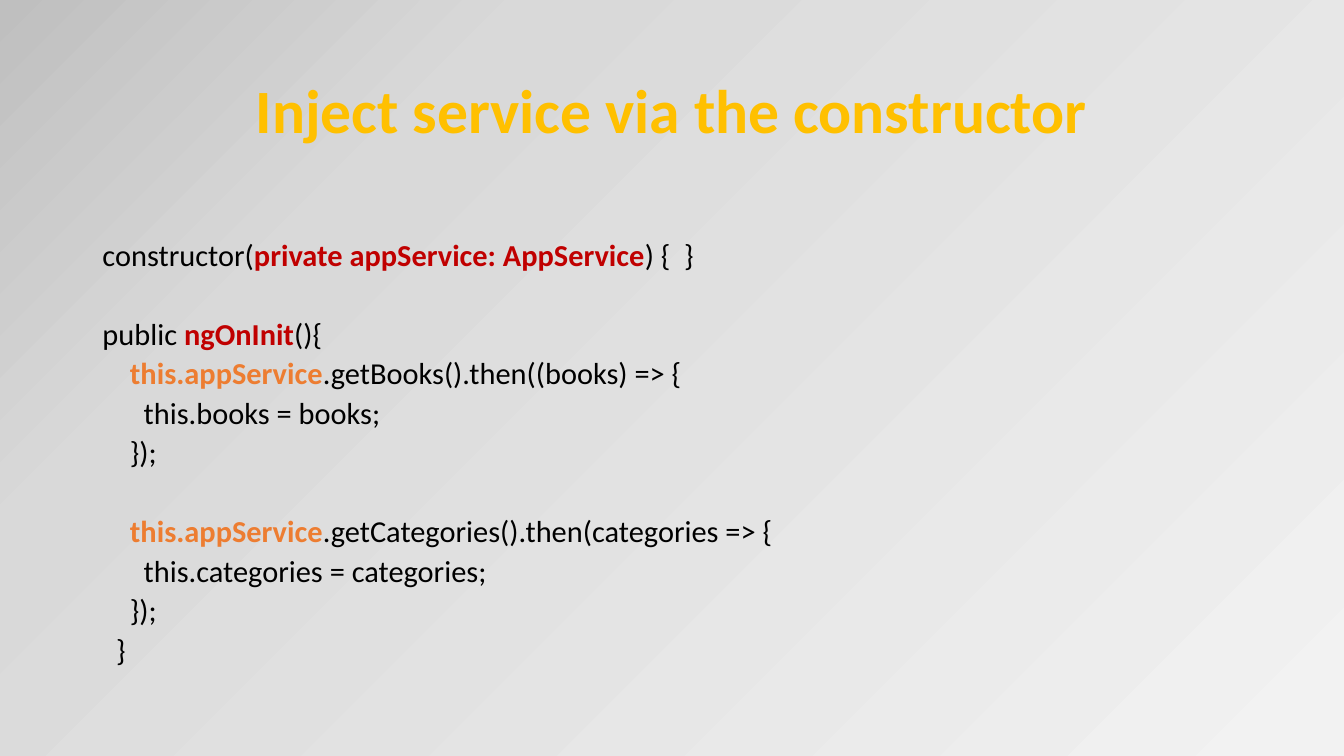
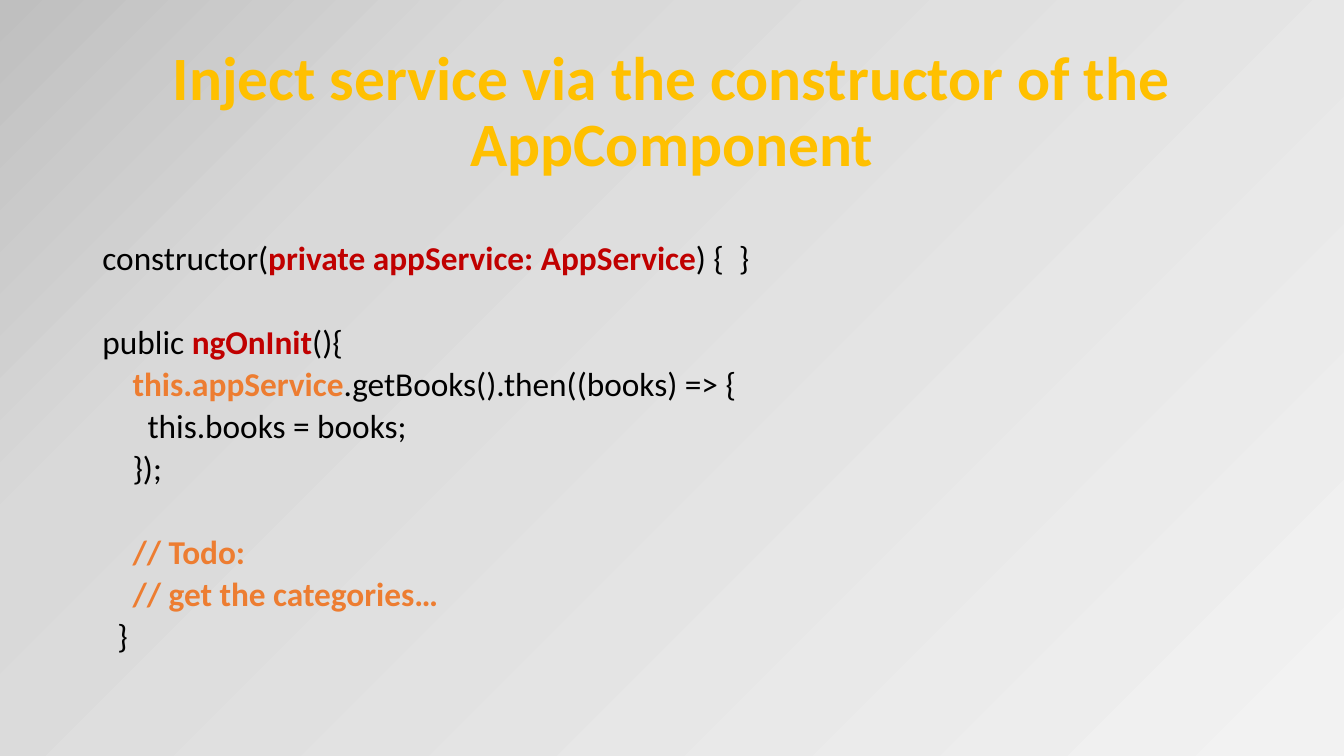
Before and after one commit to OrdinaNederland/hackjam-angular, a slide deck: slide 36 of Angular2.pptx (slide 38 before the commit). Drawn at 1344x756 pixels with LibreOffice and Linux fonts; fonts in the diff are those of the drawing. Boxes give left, top, right and bottom in pixels: in the first picture for what was removed or moved away, otherwise in the second. Text is boxed around its words. In the diff, an @@ line names an element or a change of style, - is before the commit and + after.

```diff
--- a/Angular2.pptx
+++ b/Angular2.pptx
@@ title at box(173, 56, 1169, 176): text changed @@
-Inject service via the constructor
+Inject service via the constructor of the AppComponent
@@ text at box(102, 246, 706, 442): size 21.7 to 23.8 pt in "constructor(private appService: AppService) { }", "public ngOnInit(){", "this.appService.getBooks().then((books) => {", "this.books = books;" and 2 more places @@
@@ text at box(169, 540, 438, 612): text changed; size 21.7 to 23.8 pt; text colour #000000 to #ED7D31; bold on @@
-this.appService.getCategories().then(categories => {
-this.categories = categories;
-});
+// Todo:
+// get the categories…
```
Also in this commit, not shown: 18 other slides changed, 4 slides added, 2 slides removed.
